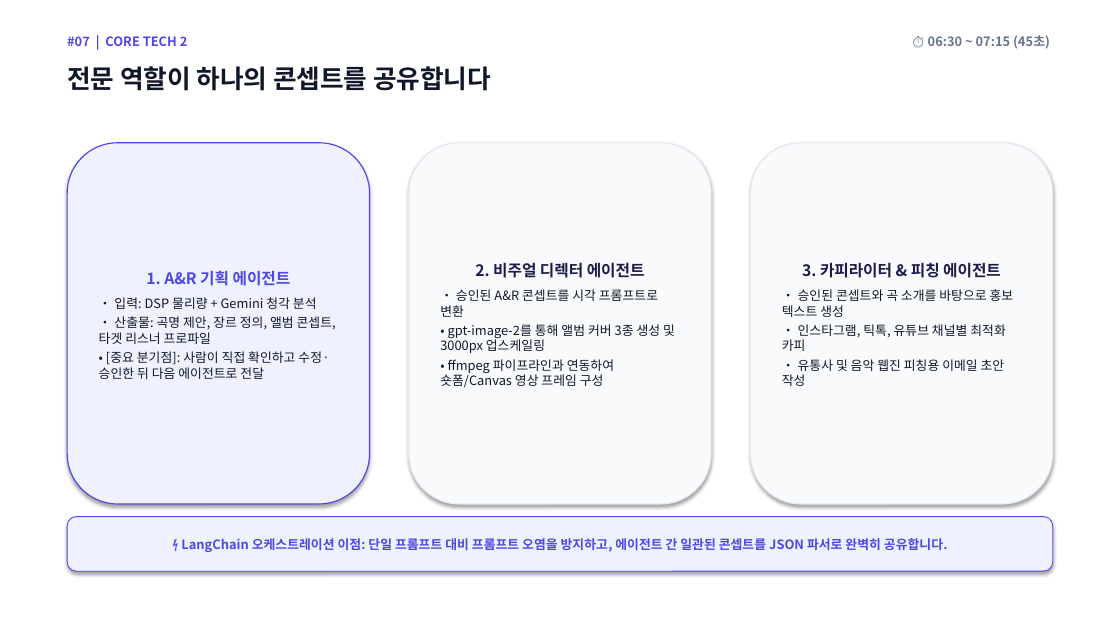
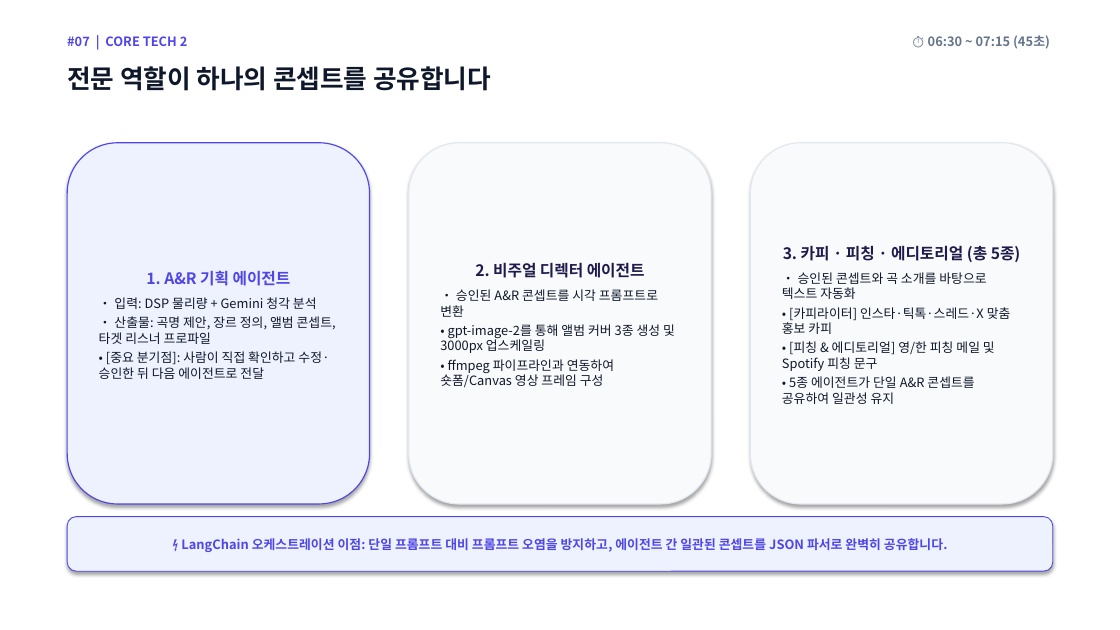
Before and after one commit to davidchoi0507/Codyssey_M2-1, a slide deck: slide 7 of balmaero_presentation.pptx. Drawn at 1120x630 pixels with LibreOffice and Linux fonts; fonts in the diff are those of the drawing. Boxes give left, top, right and bottom in pixels: in the first picture for what was removed or moved away, otherwise in the second. Text is boxed around its words. In the diff, an @@ line names an element or a change of style, - is before the commit and + after.

Commit message:
docs(presentation): 발표 슬라이드 및 스크립트 최종 내용(팀원 R&R, 공식 배포 URL, 5에이전트) 완벽 동기화

```diff
--- a/balmaero_presentation.pptx
+++ b/balmaero_presentation.pptx
@@ text in rounded rectangle at <box>782,245,1021,404</box>: text changed @@
-3. 카피라이터 & 피칭 에이전트
-• 승인된 콘셉트와 곡 소개를 바탕으로 홍보 텍스트 생성
-• 인스타그램, 틱톡, 유튜브 채널별 최적화 카피
-• 유통사 및 음악 웹진 피칭용 이메일 초안 작성
+3. 카피 · 피칭 · 에디토리얼 (총 5종)
+• 승인된 콘셉트와 곡 소개를 바탕으로 텍스트 자동화
+• [카피라이터] 인스타·틱톡·스레드·X 맞춤 홍보 카피
+• [피칭 & 에디토리얼] 영/한 피칭 메일 및 Spotify 피칭 문구
+• 5종 에이전트가 단일 A&R 콘셉트를 공유하여 일관성 유지
```
Also in this commit, not shown: 4 other slides changed, 2 other files.
